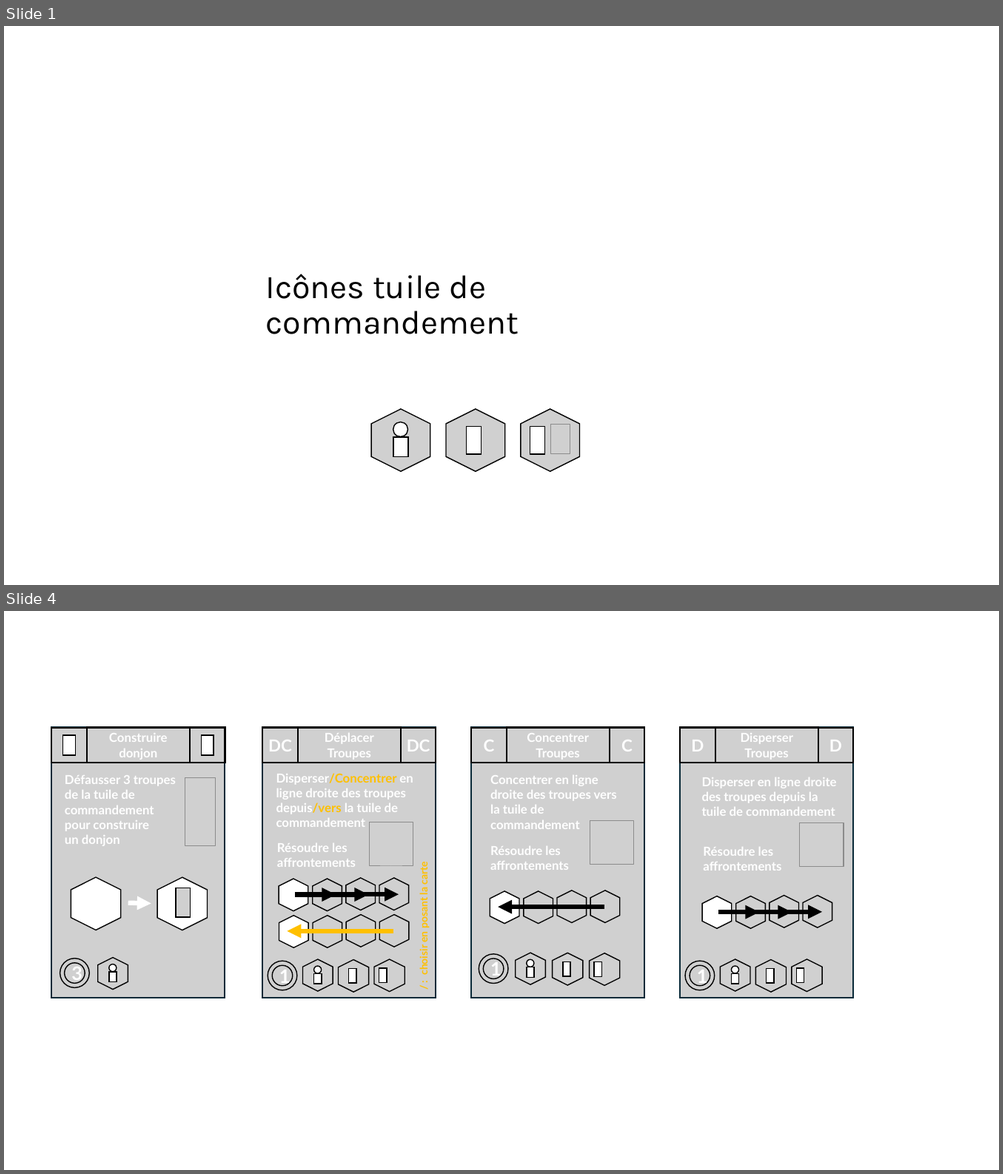
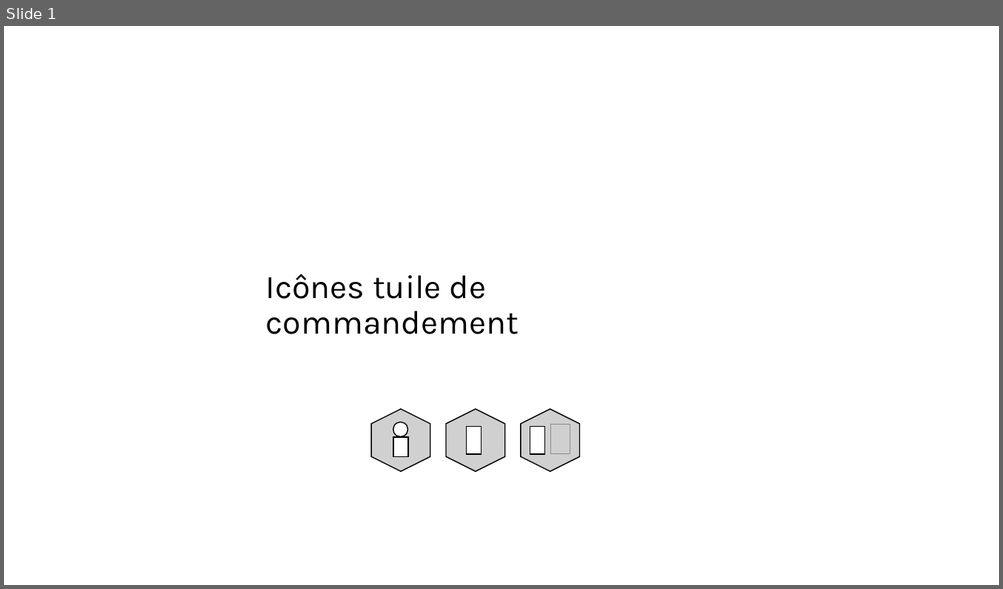
Before and after one commit to LucasBorboleta/Terre-de-Barons, a slide deck: pictures/Deck-en/Deck-en.pptx. Shown one above the other, each under a label of ours: slides 1 and 4 before the commit, slide 1 after it; the slides between them are not shown. The pictures are 1003x1174 and 1003x589 pixels, drawn with LibreOffice and Linux fonts; fonts in the diff are those of the drawing; grey boxes stand for pictures; background and template pictures are left out. Boxes give left, top, right and bottom in pixels: in the first picture for what was removed or moved away, otherwise in the second. Text is boxed around its words. In the diff, an @@ line names an element or a change of style, - is before the commit and + after.

Commit message:
Précision défausse au Cimetière pour construire un Donjon ; fin traduction en anglais des cartes

```diff
--- a/pictures/Deck-en/Deck-en.pptx
+++ b/pictures/Deck-en/Deck-en.pptx
@@ slide 4 removed at (4,611,999,1170), background #FFFFFF @@
@@ group removed at (52,727,225,997): 8 pictures, 3 rectangles, 2 hexagons, 1 text, 1 arrow, 1 ellipse @@
-Construire donjon
-3
-Défausser 3 troupes de la tuile de commandement pour construire
-un donjon
@@ group removed at (471,727,644,997): 12 pictures, 3 rectangles, 2 texts, 1 hexagon, 1 arrow, 1 ellipse @@
-Concentrer Troupes
-1
-Concentrer en ligne droite des troupes vers la tuile de commandement
-Résoudre les affrontements
-C
-C
@@ group removed at (680,727,853,997): 12 pictures, 3 arrows, 3 rectangles, 2 texts, 1 hexagon, 1 ellipse @@
-Disperser Troupes
-Disperser en ligne droite des troupes depuis la tuile de commandement
-1
-Résoudre les affrontements
-D
-D
@@ group removed at (263,727,436,997): 15 pictures, 4 arrows, 3 texts, 3 rectangles, 2 hexagons, 1 ellipse @@
-Déplacer
-Troupes
-Disperser/Concentrer en ligne droite des troupes depuis/vers la tuile de commandement
-1
-Résoudre les affrontements
-DC
-DC
-/ : choisir en posant la carte
```
Also in this commit, not shown: 3 slides changed, 2 slides added, 1 other slide removed, 6 other files.
